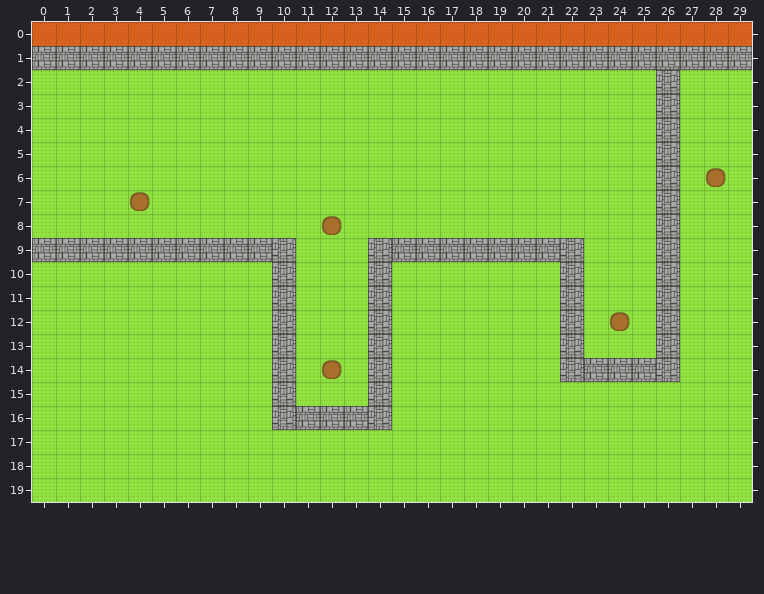
A Tiled map gets an edit: assets/maps/test_map1.tmx. Above is the file before it was changed.
Cells are 100x100 px. Shown: x 0..29, y 0..19.
Now the later version:
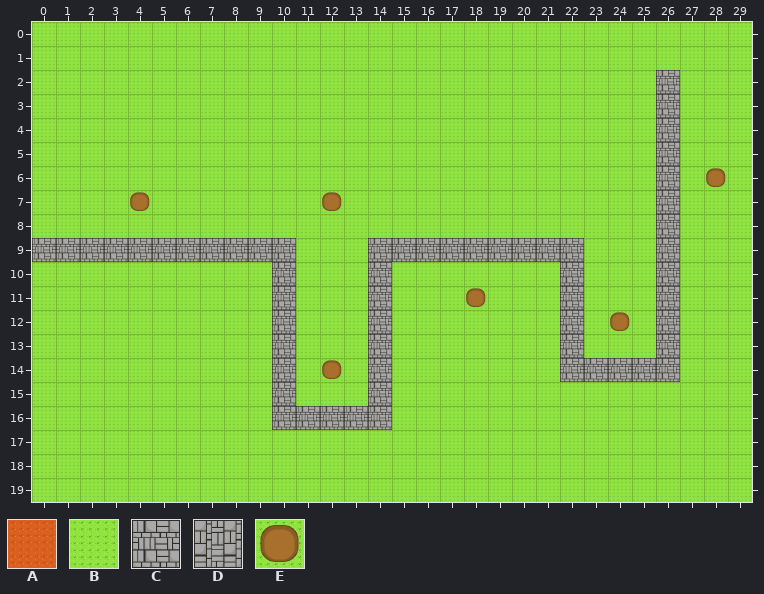
Key: from "deadgrass_tile": A 0; from "grass_tile": B 0; from "pathtile_lr": C 0; from "pathtile_ud": D 0; from "pumpatchv1": E 0.
_ is an empty cell.
Tiles of an added or newly shown layer are drawn over the layers below it.
Commit: map works with camera adjusted
Difference:
{"where": "layer \"Tile Layer 1\" (removed)"}
{"y":0,"x":0,"old":"AAAAAAAAAAAAAAAAAAAAAAAAAAAAAA","new":"______________________________"}
{"y":1,"x":0,"old":"CCCCCCCCCCCCCCCCCCCCCCCCCCCCCC","new":"______________________________"}
{"y":2,"x":26,"old":"D","new":"_"}
{"y":3,"x":26,"old":"D","new":"_"}
{"y":4,"x":26,"old":"D","new":"_"}
{"y":5,"x":26,"old":"D","new":"_"}
{"y":6,"x":26,"old":"D","new":"_"}
{"y":7,"x":12,"old":"B","new":"_"}
{"y":7,"x":26,"old":"D","new":"_"}
{"y":8,"x":12,"old":"E","new":"_"}
{"y":8,"x":26,"old":"D","new":"_"}
{"y":9,"x":10,"old":"D","new":"_"}
{"y":9,"x":14,"old":"D","new":"_"}
{"y":9,"x":22,"old":"D","new":"_"}
{"y":9,"x":26,"old":"D","new":"_"}
{"y":10,"x":10,"old":"D","new":"_"}
{"y":10,"x":14,"old":"D","new":"_"}
{"y":10,"x":22,"old":"D","new":"_"}
{"y":10,"x":26,"old":"D","new":"_"}
{"y":11,"x":10,"old":"D","new":"_"}
{"y":11,"x":14,"old":"D","new":"_"}
{"y":11,"x":18,"old":"B","new":"_"}
{"y":11,"x":22,"old":"D","new":"_"}
{"y":11,"x":26,"old":"D","new":"_"}
{"y":12,"x":10,"old":"D","new":"_"}
{"y":12,"x":14,"old":"D","new":"_"}
{"y":12,"x":22,"old":"D","new":"_"}
{"y":12,"x":26,"old":"D","new":"_"}
{"y":13,"x":10,"old":"D","new":"_"}
{"y":13,"x":14,"old":"D","new":"_"}
{"y":13,"x":22,"old":"D","new":"_"}
{"y":13,"x":26,"old":"D","new":"_"}
{"y":14,"x":10,"old":"D","new":"_"}
{"y":14,"x":14,"old":"D","new":"_"}
{"y":14,"x":22,"old":"D","new":"_"}
{"y":14,"x":26,"old":"D","new":"_"}
{"y":15,"x":10,"old":"D","new":"_"}
{"y":15,"x":14,"old":"D","new":"_"}
{"y":16,"x":10,"old":"D","new":"_"}
{"y":16,"x":14,"old":"D","new":"_"}
{"where": "layer \"path\" (added)"}
{"y":2,"x":26,"old":"_","new":"C"}
{"y":3,"x":26,"old":"_","new":"C"}
{"y":4,"x":26,"old":"_","new":"C"}
{"y":5,"x":26,"old":"_","new":"C"}
{"y":6,"x":26,"old":"_","new":"C"}
{"y":7,"x":26,"old":"_","new":"C"}
{"y":8,"x":26,"old":"_","new":"C"}
{"y":9,"x":10,"old":"_","new":"C"}
{"y":9,"x":14,"old":"_","new":"C"}
{"y":9,"x":22,"old":"_","new":"C"}
{"y":9,"x":26,"old":"_","new":"C"}
{"y":10,"x":10,"old":"_","new":"C"}
{"y":10,"x":14,"old":"_","new":"C"}
{"y":10,"x":22,"old":"_","new":"C"}
{"y":10,"x":26,"old":"_","new":"C"}
{"y":11,"x":10,"old":"_","new":"C"}
{"y":11,"x":14,"old":"_","new":"C"}
{"y":11,"x":22,"old":"_","new":"C"}
{"y":11,"x":26,"old":"_","new":"C"}
{"y":12,"x":10,"old":"_","new":"C"}
{"y":12,"x":14,"old":"_","new":"C"}
{"y":12,"x":22,"old":"_","new":"C"}
{"y":12,"x":26,"old":"_","new":"C"}
{"y":13,"x":10,"old":"_","new":"C"}
{"y":13,"x":14,"old":"_","new":"C"}
{"y":13,"x":22,"old":"_","new":"C"}
{"y":13,"x":26,"old":"_","new":"C"}
{"y":14,"x":10,"old":"_","new":"C"}
{"y":14,"x":14,"old":"_","new":"C"}
{"y":14,"x":22,"old":"_","new":"C"}
{"y":14,"x":26,"old":"_","new":"C"}
{"y":15,"x":10,"old":"_","new":"C"}
{"y":15,"x":14,"old":"_","new":"C"}
{"y":16,"x":10,"old":"_","new":"C"}
{"y":16,"x":14,"old":"_","new":"C"}
{"where": "layer \"ground\" (added)"}
{"y":0,"x":0,"old":"______________________________","new":"BBBBBBBBBBBBBBBBBBBBBBBBBBBBBB"}
{"y":1,"x":0,"old":"______________________________","new":"BBBBBBBBBBBBBBBBBBBBBBBBBBBBBB"}
{"y":8,"x":12,"old":"_","new":"B"}
{"where": "layer \"patches\" (added)"}
{"y":7,"x":12,"old":"_","new":"E"}
{"y":11,"x":18,"old":"_","new":"E"}
